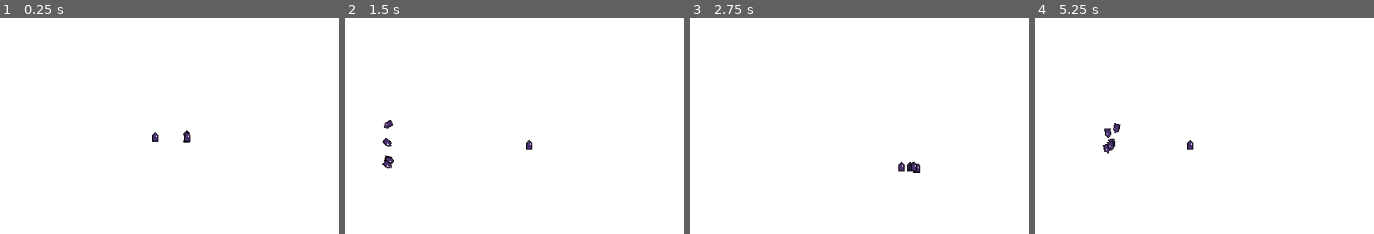
Above: before the commit, frames 1-4 (left to right).
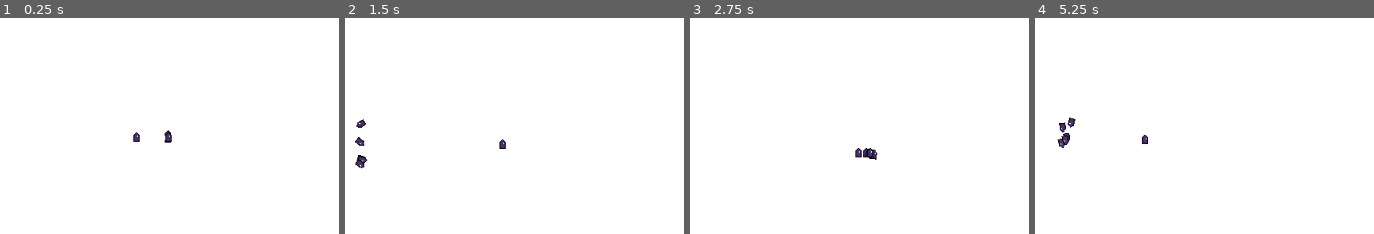
Above: after the commit, the same moments.

Repository: ajsosa/ldjam45
Game: Godot game, scene res://scenes/Objects/TestLevel.tscn
Same seed, same stepped clock (60 frames per second), same inputs: the game is played once before the commit and once after it.
Inputs:
- Up to frame 1 (0.25 s): no input
- Up to frame 2 (1.5 s): hold Right (right) 0.53-1.28 s; hold Down (down) from 1.28 s (still down)
- Up to frame 3 (2.75 s): release Down (down) at 2.03 s; hold Right (right) from 2.03 s (still down)
- Up to frame 4 (5.25 s): release Right (right) at 2.78 s; hold Up (up) 2.78-3.53 s; hold Left (left) 3.53-5.03 s; hold Down (down) from 5.03 s (still down)

The runs differ from the first frame. In frame 1, 0.4% of the frame differs, in the area x 39-57%, y 51-58%; in frame 2, 0.8%; in frame 3, 0.5%; in frame 4, 0.9%, in the area x 6-47%, y 45-63%.

Commit message:
Camera Lerp Transform

Diff:
--- a/project.godot
+++ b/project.godot
@@ -22,6 +22,10 @@
 [debug]
 
 settings/fps/force_fps=60
+
+[display]
+
+window/size/resizable=false
 
 [input]
 
--- a/scripts/camera.gd
+++ b/scripts/camera.gd
@@ -1,30 +1,36 @@
 extends Camera2D
 
 var target
+const deltaLerp = 0.01
 
 func _ready():
+
 	current = true
 	drag_margin_h_enabled = false
 	drag_margin_v_enabled = false
 
-	var player = get_parent().get_node("Swarm")
+	var player = get_parent().get_node("Swarm").get_node("Marker")
 
 	target = player
 
-	limit_left = 0
-	limit_right = 1000
-	limit_top = 0
-	limit_bottom = 240
 	var targetPos = getTargetPos()
 	position.x = targetPos.x
 	position.y = targetPos.y
 
 func _process(delta):
+
 	var targetPos = getTargetPos()
-	position.x = targetPos.x
-	position.y = targetPos.y
+	position = position.linear_interpolate(targetPos, deltaLerp)
+
+	align()
+
+	print(position)
+
 
 func getTargetPos():
-	var x = target.get_parent().position.x + target.position.x
-	var y = target.get_parent().position.y + target.position.y
+
+	var halfSize = get_viewport().size
+
+	var x = target.position.x + halfSize.x * 0.5
+	var y = target.position.y + halfSize.y * 0.5
 	return Vector2(x, y)
